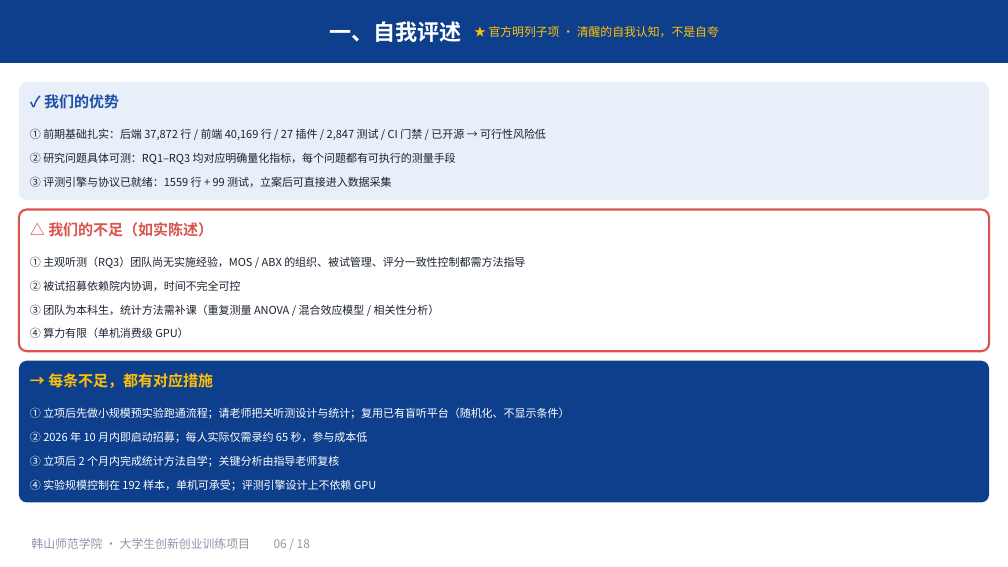
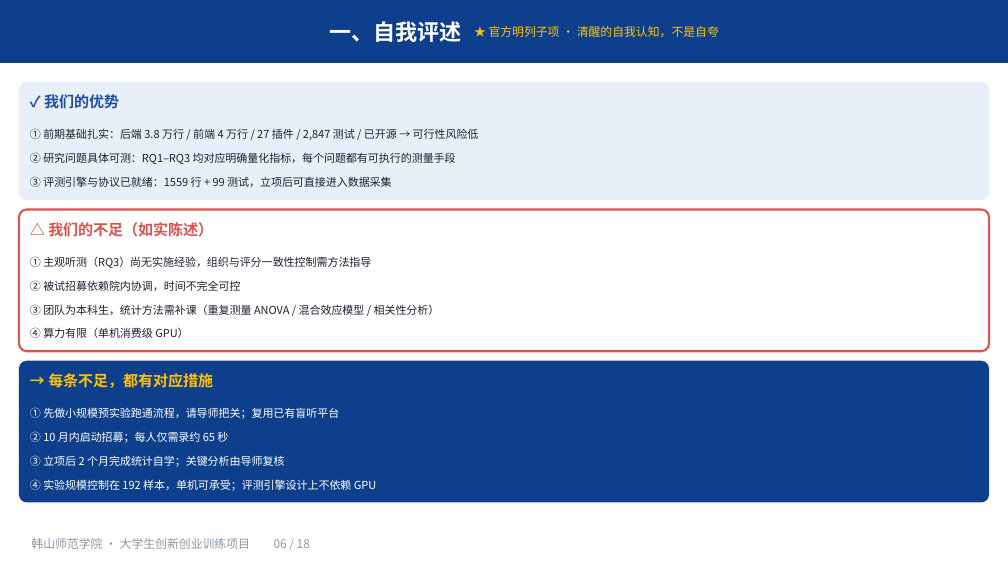
Before and after one commit to mouxu66/voice-morph, a slide deck: slide 6 of docs/大创申报-2026-10/大创申报PPT.pptx. Drawn at 1008x567 pixels with LibreOffice and Linux fonts; fonts in the diff are those of the drawing. Boxes give left, top, right and bottom in pixels: in the first picture for what was removed or moved away, otherwise in the second. Text is boxed around its words. In the diff, an @@ line names an element or a change of style, - is before the commit and + after.

Commit message:
docs(dachuang): 申报书与 PPT 全面精简 —— 删导语压缩段落表格，为纸质打印减页
- 申报书 md+docx 同步精简：删 13 段纯导语（"对应官方要求第 N 项"等）、
  压缩 48 段长句、压缩 31 个表格 cell、删 1 行低价值表行（纵向随访，信息在 §2.2/§2.5 已覆盖），
  总字数 11343 → 9757（-14%），官方 5 条结构/数字/口径红线全保留
- PPT 19 页结构不动，38 条文字密度压缩（含修正"立案后"错字），466KB ≤ 10M
- 新增 tools/dachuang_docx_condense.py 与 dachuang_pptx_condense.py：定点替换、幂等可重跑、带未命中自检

```diff
--- a/docs/大创申报-2026-10/大创申报PPT.pptx
+++ b/docs/大创申报-2026-10/大创申报PPT.pptx
@@ text at box(30, 128, 479, 140): text changed @@
-① 前期基础扎实：后端 37,872 行 / 前端 40,169 行 / 27 插件 / 2,847 测试 / CI 门禁 / 已开源 → 可行性风险低
+① 前期基础扎实：后端 3.8 万行 / 前端 4 万行 / 27 插件 / 2,847 测试 / 已开源 → 可行性风险低
@@ text at box(30, 176, 391, 187): text changed @@
-③ 评测引擎与协议已就绪：1559 行 + 99 测试，立案后可直接进入数据采集
+③ 评测引擎与协议已就绪：1559 行 + 99 测试，立项后可直接进入数据采集
@@ text at box(30, 256, 371, 268): text changed @@
-① 主观听测（RQ3）团队尚无实施经验，MOS / ABX 的组织、被试管理、评分一致性控制都需方法指导
+① 主观听测（RQ3）尚无实施经验，组织与评分一致性控制需方法指导
@@ text at box(30, 407, 339, 467): text changed @@
-① 立项后先做小规模预实验跑通流程；请老师把关听测设计与统计；复用已有盲听平台（随机化、不显示条件）
-② 2026 年 10 月内即启动招募；每人实际仅需录约 65 秒，参与成本低
-③ 立项后 2 个月内完成统计方法自学；关键分析由指导老师复核
+① 先做小规模预实验跑通流程，请导师把关；复用已有盲听平台
+② 10 月内启动招募；每人仅需录约 65 秒
+③ 立项后 2 个月完成统计自学；关键分析由导师复核
```
Also in this commit, not shown: 12 other slides changed, 4 other files.
